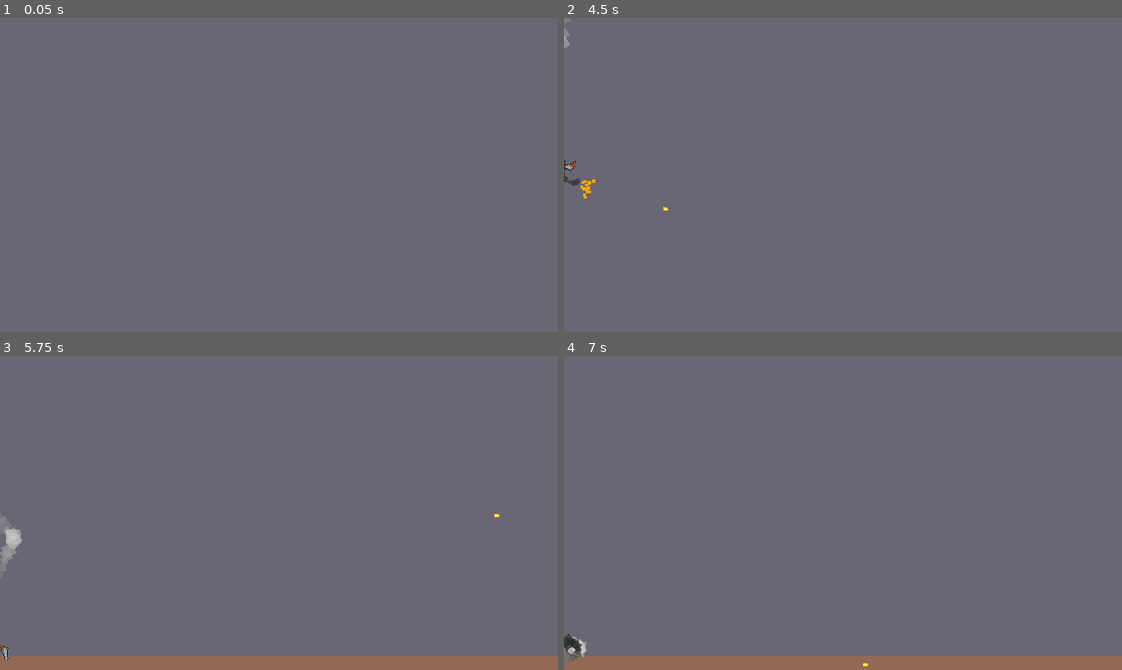
Above: before the commit, frames 1-4 (two rows, left to right).
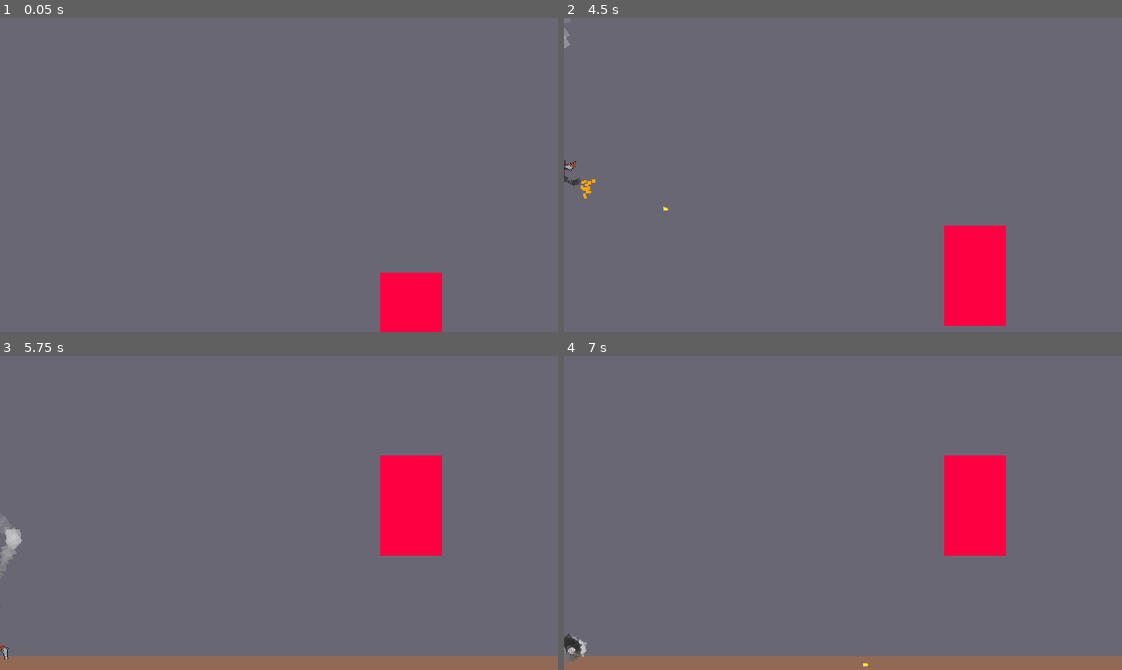
Above: after the commit, the same moments.

Repository: VI6IX/gunning-jump
Game: Godot game, scene res://scenes/main.tscn
Two runs of this game, one before a commit and one after it. Both use one fixed random seed, a clock stepped at 60 frames per second and the inputs below.
Inputs:
- Up to frame 1 (0.05 s): no input
- Up to frame 2 (4.5 s): tap Enter at 0.5 s; tap Space (shoot) every 0.75 s from 0.6 to 4.35 s
- Up to frame 3 (5.75 s): tap Space (shoot) at 5.1 s
- Up to frame 4 (7 s): tap Space (shoot) at 5.85, 6.6 s

The runs differ from the first frame. In frame 1, 2.1% of the frame differs, in the area x 68-80%, y 81-100%; in frame 2, 3.5%; in frame 3, 3.6%, in the area x 68-90%, y 31-64%; in frame 4, 3.5%.

Commit message:
feat: add HealthComponent
Both HealthComponent and HitboxComponent work together.

Diff:
--- a/scenes/bullet/bullet.tscn
+++ b/scenes/bullet/bullet.tscn
@@ -3,6 +3,7 @@
 [ext_resource type="Texture2D" uid="uid://v7mc45yl21aj" path="res://assets/sprites/bullet_16.png" id="1_7c8un"]
 [ext_resource type="Script" uid="uid://kcxpre78pivh" path="res://scenes/bullet/bullet.gd" id="1_83itf"]
 [ext_resource type="PackedScene" uid="uid://55jyq6sx3cj8" path="res://scenes/components/hitbox_component/hitbox_component.tscn" id="3_c6pnf"]
+[ext_resource type="PackedScene" uid="uid://dic7yx0fswwbh" path="res://scenes/components/health_component/health_component.tscn" id="4_0vdx3"]
 
 [sub_resource type="CapsuleShape2D" id="CapsuleShape2D_c6pnf"]
 radius = 3.0
@@ -14,11 +15,17 @@
 [node name="Sprite2D" type="Sprite2D" parent="." unique_id=351856658]
 texture = ExtResource("1_7c8un")
 
-[node name="HitboxComponent" parent="." unique_id=1963439517 instance=ExtResource("3_c6pnf")]
+[node name="HitboxComponent" parent="." unique_id=1963439517 node_paths=PackedStringArray("parent", "health_component") instance=ExtResource("3_c6pnf")]
 collision_layer = 4
 collision_mask = 8
+parent = NodePath("..")
+health_component = NodePath("../HealthComponent")
 
 [node name="CollisionShape2D" type="CollisionShape2D" parent="HitboxComponent" unique_id=1890414854]
 position = Vector2(-1, 0)
 rotation = 1.5707964
 shape = SubResource("CapsuleShape2D_c6pnf")
+
+[node name="HealthComponent" parent="." unique_id=1657868059 node_paths=PackedStringArray("parent") instance=ExtResource("4_0vdx3")]
+parent = NodePath("..")
+max_health = 1.0
--- /dev/null
+++ b/scenes/components/health_component/health_component.gd
@@ -0,0 +1,15 @@
+class_name HealthComponent extends Node2D
+
+@export var parent: Node2D
+
+@export var max_health: float
+var health: float
+
+func _ready() -> void:
+	health = max_health
+
+func deplete_health(damage):
+	health -= damage
+
+	if health <= 0:
+		parent.queue_free()
--- /dev/null
+++ b/scenes/components/health_component/health_component.tscn
@@ -0,0 +1,6 @@
+[gd_scene format=3 uid="uid://dic7yx0fswwbh"]
+
+[ext_resource type="Script" uid="uid://bnj8kd8fwbk3p" path="res://scenes/components/health_component/health_component.gd" id="1_gcoof"]
+
+[node name="HealthComponent" type="Node2D" unique_id=1657868059]
+script = ExtResource("1_gcoof")
--- a/scenes/components/hitbox_component/hitbox_component.gd
+++ b/scenes/components/hitbox_component/hitbox_component.gd
@@ -1,18 +1,20 @@
 class_name HitboxComponent extends Area2D
 
 @export var parent: Node2D
-@export var HealthComponent: Node2D
+@export var health_component: HealthComponent
 
-func _ready() -> void:
-	if !parent:
-		push_error("This HitboxComponent has no parent assigned.")
-		return
-	else:
-		print(str(parent.name))
+@export var damage: float = 1
 
-func deal_damage(damage):
-	if !HealthComponent:
+func deal_damage(damage_value):
+	if !health_component:
 		push_error("HealthComponent not found.")
 		return
 	else:
-		pass
+		health_component.deplete_health(damage_value)
+
+func _on_area_entered(area: Area2D) -> void:
+	if !area.has_method("deal_damage"):
+		push_error("Attempting to damage an object that has no HitboxComponent")
+		return
+	else:
+		area.deal_damage(damage)
--- a/scenes/components/hitbox_component/hitbox_component.tscn
+++ b/scenes/components/hitbox_component/hitbox_component.tscn
@@ -4,3 +4,5 @@
 
 [node name="HitboxComponent" type="Area2D" unique_id=1963439517]
 script = ExtResource("1_52o3e")
+
+[connection signal="area_entered" from="." to="." method="_on_area_entered"]
--- a/scenes/main.tscn
+++ b/scenes/main.tscn
@@ -1,7 +1,9 @@
 [gd_scene format=3 uid="uid://c4qg1iy8m4pal"]
 
 [ext_resource type="PackedScene" uid="uid://cadv51p4j4u3u" path="res://scenes/player/player.tscn" id="2_0wfyh"]
+[ext_resource type="PackedScene" uid="uid://55jyq6sx3cj8" path="res://scenes/components/hitbox_component/hitbox_component.tscn" id="3_jyhfs"]
 [ext_resource type="PackedScene" uid="uid://dbe4jxyj0n7xx" path="res://scenes/camera/camera_2d.tscn" id="3_sugp2"]
+[ext_resource type="PackedScene" uid="uid://dic7yx0fswwbh" path="res://scenes/components/health_component/health_component.tscn" id="4_tbgi4"]
 
 [sub_resource type="RectangleShape2D" id="RectangleShape2D_0wfyh"]
 size = Vector2(655, 70.5)
@@ -14,6 +16,9 @@
 
 [sub_resource type="RectangleShape2D" id="RectangleShape2D_tbgi4"]
 size = Vector2(714.375, 59.15625)
+
+[sub_resource type="RectangleShape2D" id="RectangleShape2D_tefeu"]
+size = Vector2(38, 40)
 
 [node name="Main" type="Node2D" unique_id=1324312788]
 
@@ -52,3 +57,27 @@
 [node name="CollisionShape2D4" type="CollisionShape2D" parent="Bounds" unique_id=1566328911]
 position = Vector2(307.8125, -8693.422)
 shape = SubResource("RectangleShape2D_tbgi4")
+
+[node name="Testing" type="Node2D" parent="." unique_id=2024498150]
+position = Vector2(436, 112)
+scale = Vector2(1.7686071, 2.8862538)
+
+[node name="HitboxComponent" parent="Testing" unique_id=1963439517 node_paths=PackedStringArray("parent", "health_component") instance=ExtResource("3_jyhfs")]
+position = Vector2(-385, -117)
+collision_layer = 8
+collision_mask = 4
+parent = NodePath("..")
+health_component = NodePath("../HealthComponent")
+
+[node name="CollisionShape2D" type="CollisionShape2D" parent="Testing/HitboxComponent" unique_id=2043467672]
+position = Vector2(405, 137)
+shape = SubResource("RectangleShape2D_tefeu")
+
+[node name="HealthComponent" parent="Testing" unique_id=1657868059 node_paths=PackedStringArray("parent") instance=ExtResource("4_tbgi4")]
+parent = NodePath("..")
+max_health = 5.0
+
+[node name="ColorRect" type="ColorRect" parent="Testing" unique_id=1685787997]
+offset_right = 40.0
+offset_bottom = 40.0
+color = Color(0.9907958, 0, 0.25576934, 1)
Not shown, added: scenes/components/health_component/health_component.gd.uid
